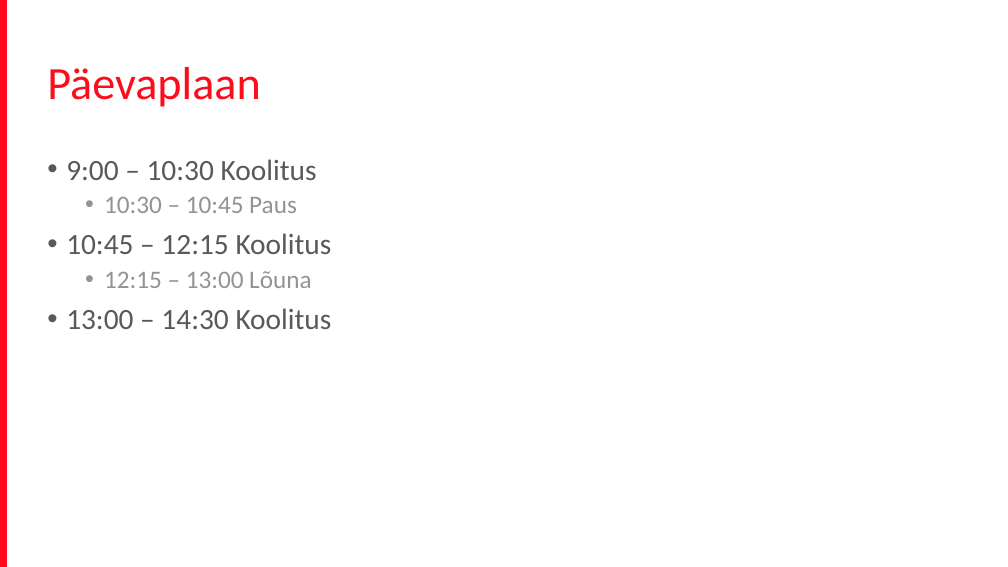
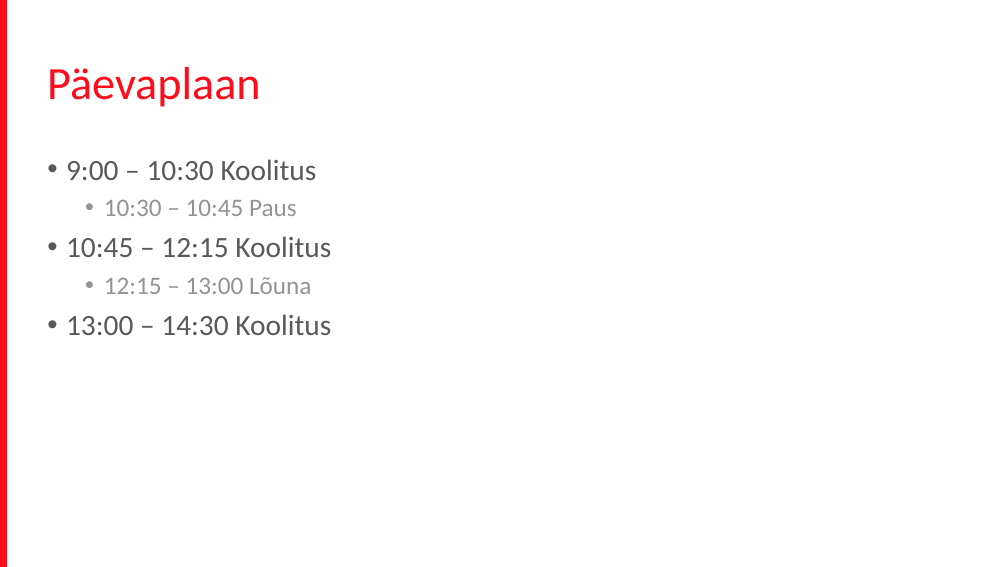
Before and after one commit to terjevolke/FrontEnd201704, a slide deck: slide 6 of Front_end_koolitus.pptx (slide 7 before the commit). Drawn at 1008x567 pixels with LibreOffice and Linux fonts; fonts in the diff are those of the drawing; background and template pictures are left out. Boxes give left, top, right and bottom in pixels: in the first picture for what was removed or moved away, otherwise in the second. Text is boxed around its words. In the diff, an @@ line names an element or a change of style, - is before the commit and + after.

```diff
--- a/Front_end_koolitus.pptx
+++ b/Front_end_koolitus.pptx
@@ text "9:00 – 10:30 Koolitus" at (66, 159, 331, 335): line spacing 0.9 to 1 @@
```
Also in this commit, not shown: 9 other slides changed, 1 slide removed.
